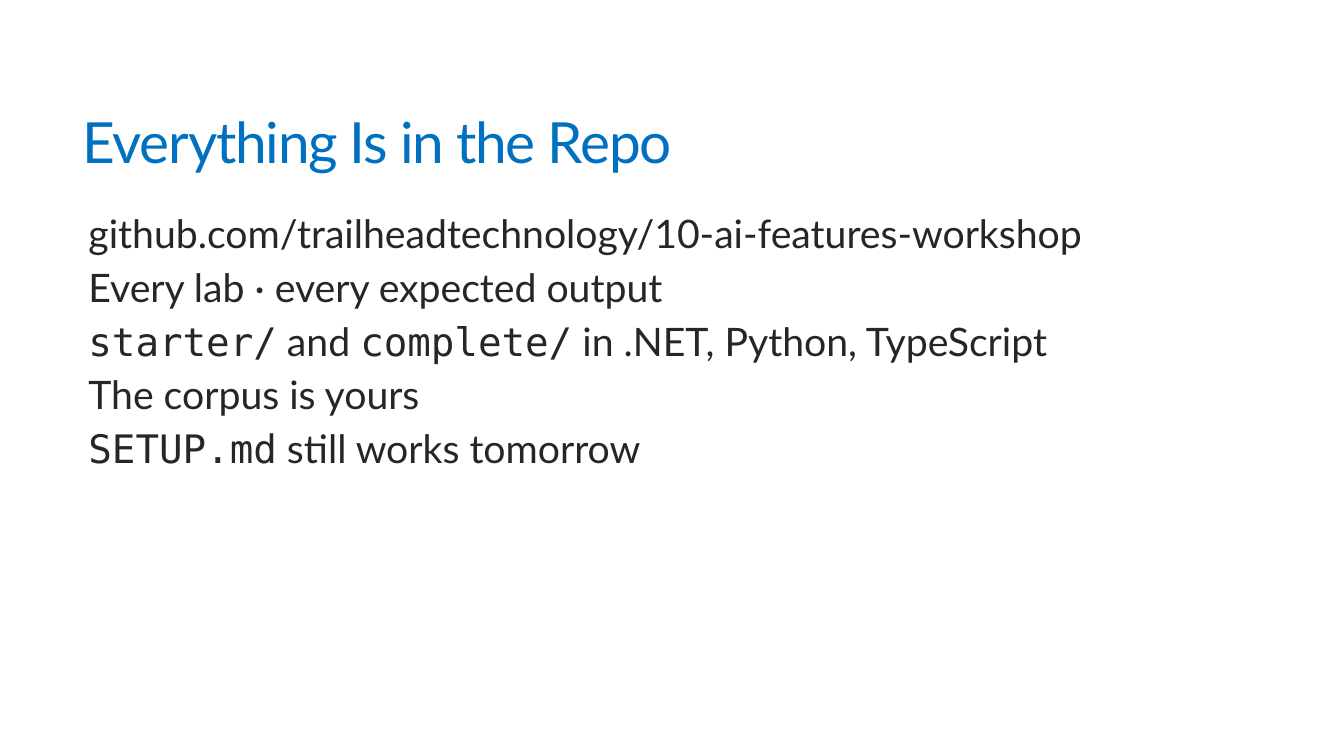
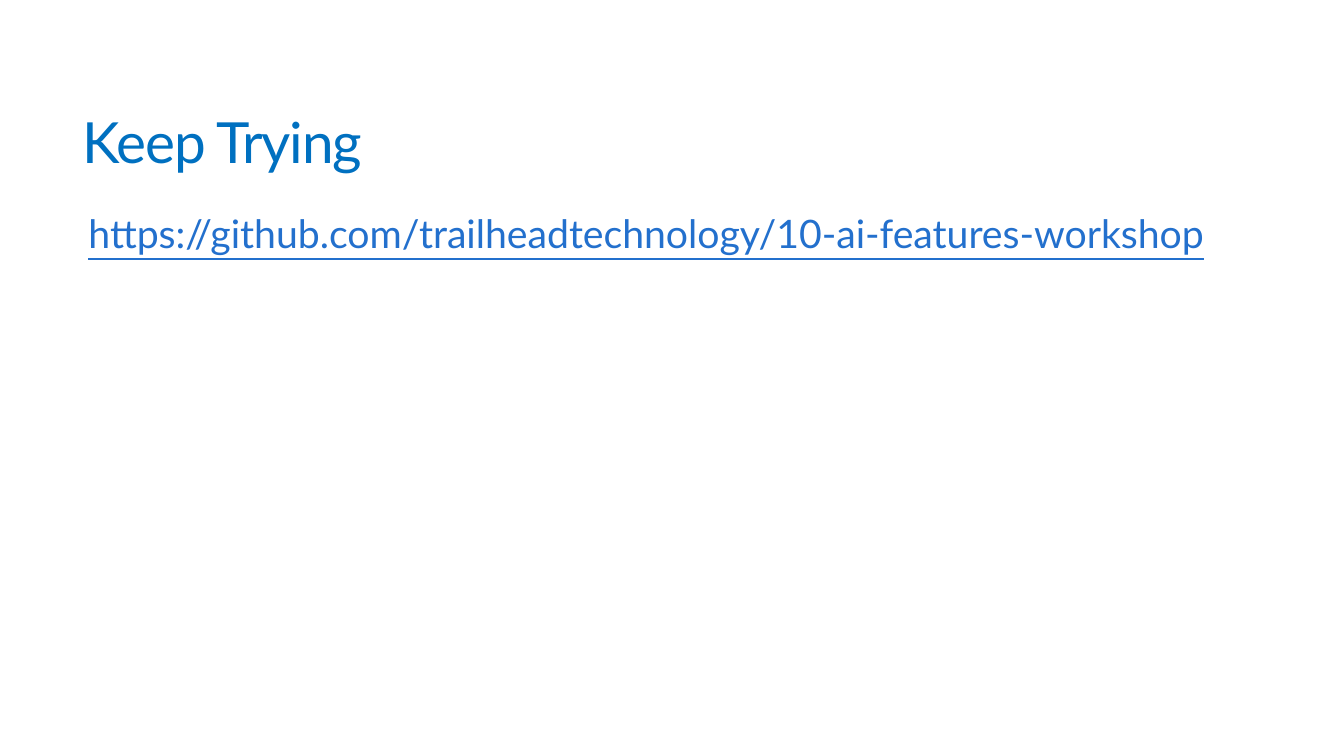
Before and after one commit to trailheadtechnology/10-ai-features-workshop, a slide deck: slide 10 of modules/M5-closing/M5-closing.pptx (slide 32 before the commit). Drawn at 1344x756 pixels with LibreOffice and Linux fonts; fonts in the diff are those of the drawing. Boxes give left, top, right and bottom in pixels: in the first picture for what was removed or moved away, otherwise in the second. Text is boxed around its words. In the diff, an @@ line names an element or a change of style, - is before the commit and + after.

```diff
--- a/modules/M5-closing/M5-closing.pptx
+++ b/modules/M5-closing/M5-closing.pptx
@@ title at box(83, 121, 362, 174): text changed @@
-Everything Is in the Repo
+Keep Trying
@@ text at box(88, 219, 1203, 255): text changed; text colour #262626 to #2370CD @@
-  github.com/trailheadtechnology/10-ai-features-workshop
-  Every lab · every expected output
-  starter/ and complete/ in .NET, Python, TypeScript
-  The corpus is yours
-  SETUP.md still works tomorrow
+  https://github.com/trailheadtechnology/10-ai-features-workshop
```
Also in this commit, not shown: 8 other slides changed, 22 slides removed, 9 other files.
